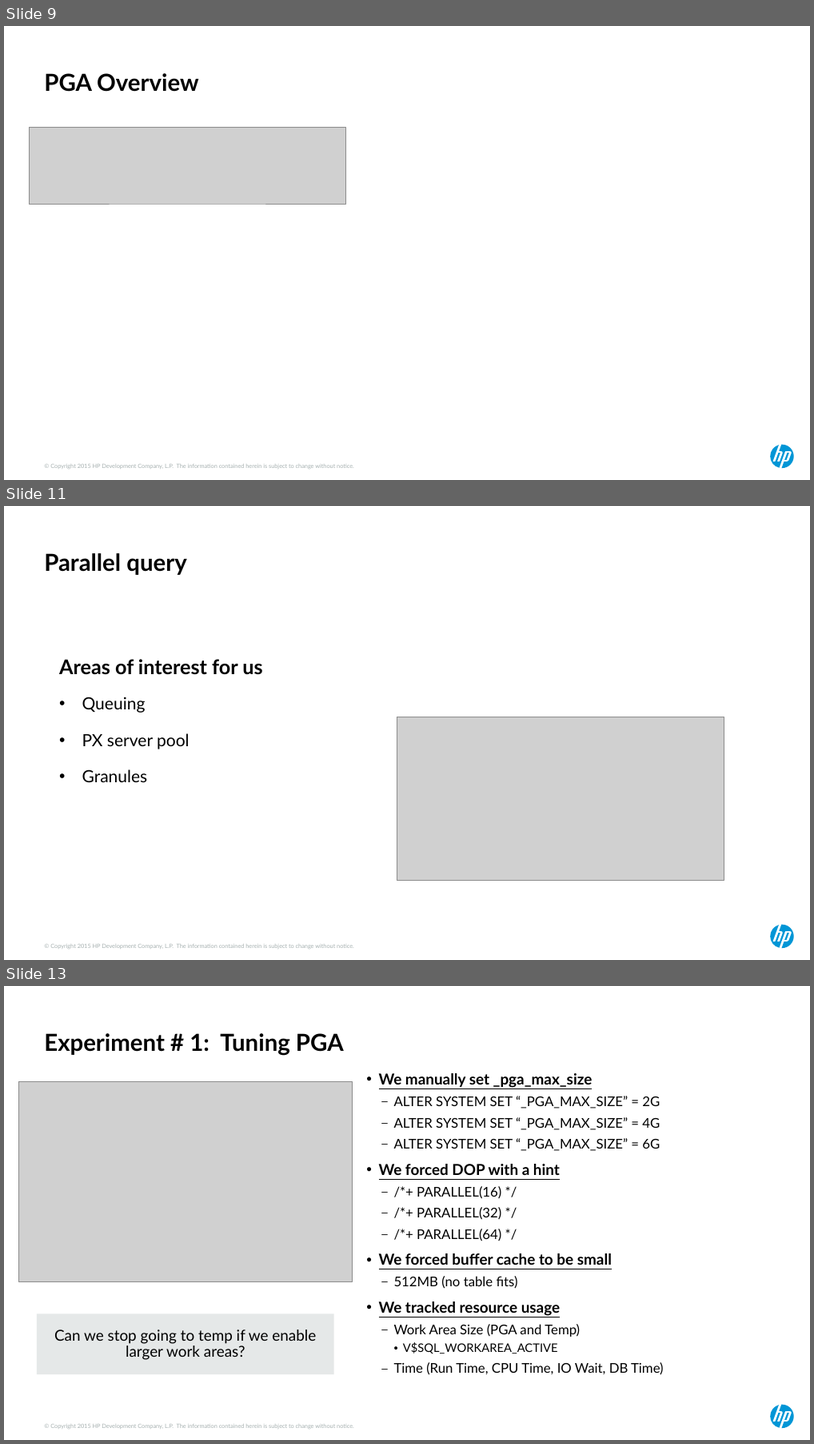
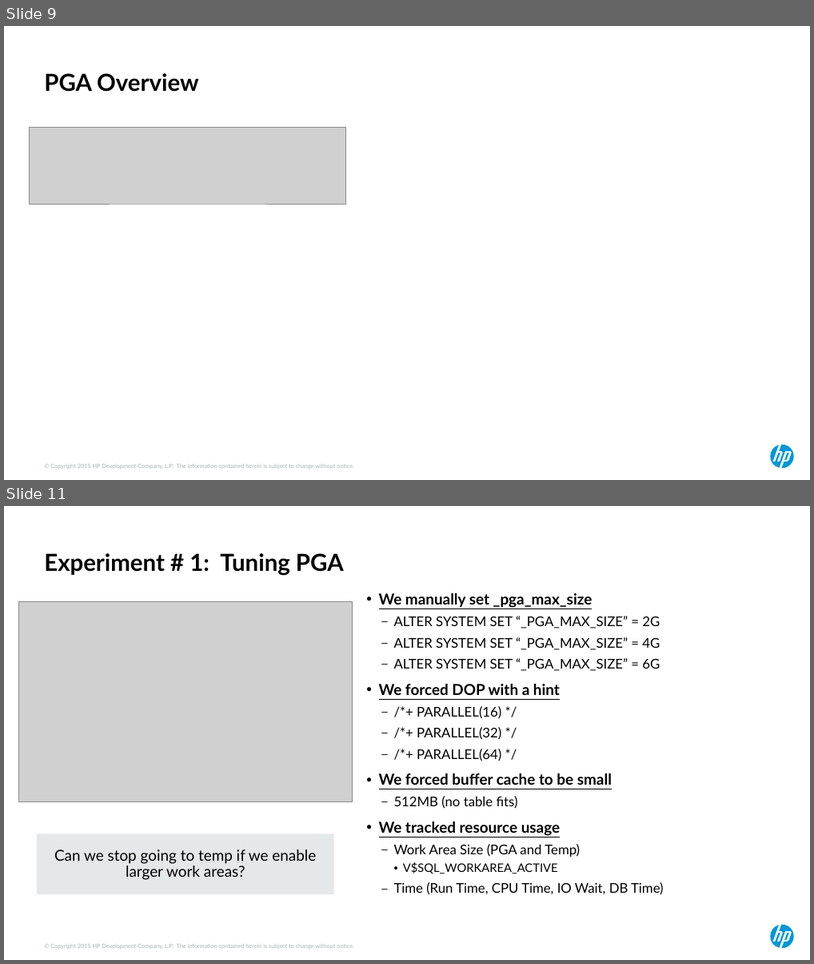
Before and after one commit to ndesilets/Group-13-HP-Big-Data-Analytics, a slide deck: Power Point Files/hotsos_2017 (kirbys inputs).pptx. Shown one above the other, each under a label of ours: slides 9, 11 and 13 before the commit, slides 9 and 11 after it; the slides between them are not shown. The pictures are 814x1444 and 814x964 pixels, drawn with LibreOffice and Linux fonts; fonts in the diff are those of the drawing; grey boxes stand for pictures. Boxes give left, top, right and bottom in pixels: in the first picture for what was removed or moved away, otherwise in the second. Text is boxed around its words. In the diff, an @@ line names an element or a change of style, - is before the commit and + after.

```diff
--- a/Power Point Files/hotsos_2017 (kirbys inputs).pptx
+++ b/Power Point Files/hotsos_2017 (kirbys inputs).pptx
@@ slide 11 removed at (4,506,810,960), background #FFFFFF; not listed: 2 template elements that a slide beside it also shows @@
@@ title removed at (44,553,186,575) @@
-Parallel query
@@ text removed at (59,659,262,782) @@
-Areas of interest for us
-• Queuing
-• PX server pool
-• Granules
@@ picture removed at (398,716,725,880) @@
@@ what was slide 13 is now slide 11 @@
```
Also in this commit, not shown: 2 slides changed, 1 other slide removed, 3 other files.
